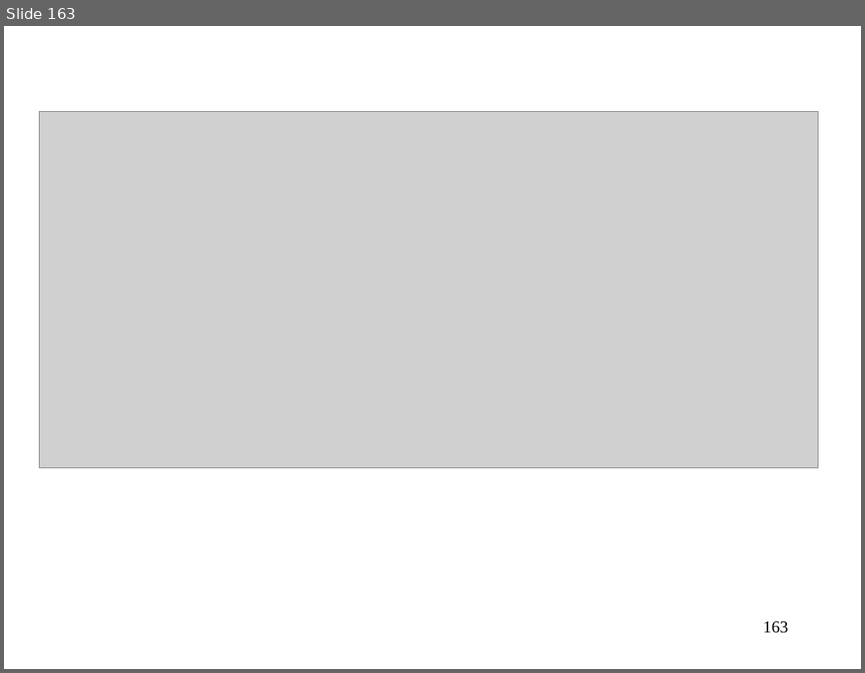
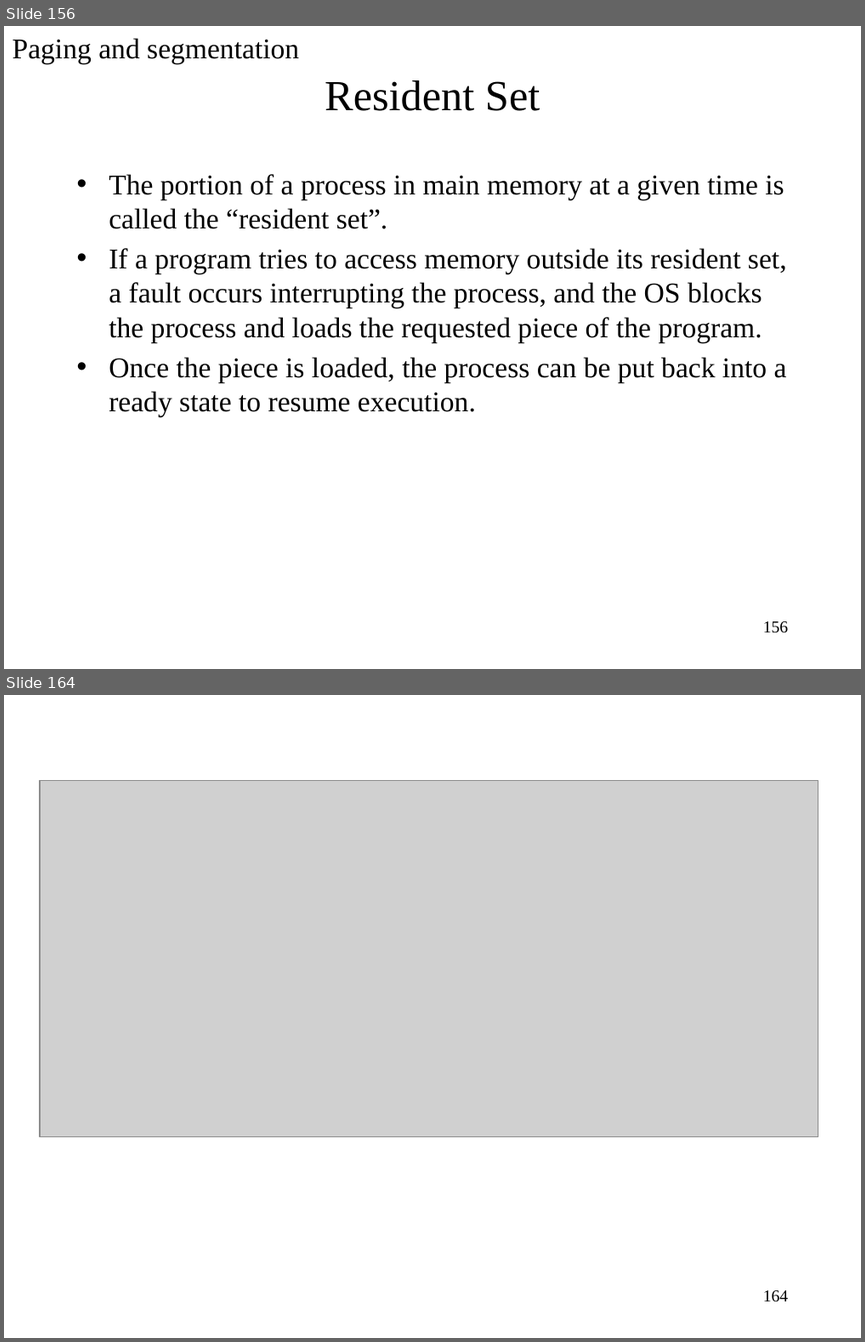
Before and after one commit to dscrawford/homework, a slide deck: Fall_2018/CS4348/CS4348_EXAM2_STUDY.pptx. Shown one above the other, each under a label of ours: slide 163 before the commit, slides 156 and 164 after it; the slides between them are not shown. The pictures are 865x673 and 865x1342 pixels, drawn with LibreOffice and Linux fonts; fonts in the diff are those of the drawing; grey boxes stand for pictures. Boxes give left, top, right and bottom in pixels: in the first picture for what was removed or moved away, otherwise in the second. Text is boxed around its words. In the diff, an @@ line names an element or a change of style, - is before the commit and + after.

```diff
--- a/Fall_2018/CS4348/CS4348_EXAM2_STUDY.pptx
+++ b/Fall_2018/CS4348/CS4348_EXAM2_STUDY.pptx
@@ slide 156 added at [4,26,861,669], background #FFFFFF @@
@@ text added at [12,38,299,64], 24 pt, text #000000 @@
+Paging and segmentation
@@ text added at [324,80,540,111], 36 pt, text #000000 @@
+Resident Set
@@ text added at [109,174,787,417], 24 pt, text #000000 @@
+• The portion of a process in main memory at a given time is called the “resident set”.
+• If a program tries to access memory outside its resident set, a fault occurs interrupting the process, and the OS blocks the process and loads the requested piece of the program.
+• Once the piece is loaded, the process can be put back into a ready state to resume execution.
@@ page number added at [763,621,788,633], 14 pt, text #000000 @@
+156
@@ what was slide 163 is now slide 164 @@
@@ page number at [763,1290,788,1302]: text changed @@
-163
+164
```
Also in this commit, not shown: 99 slides changed, 11 other files.
